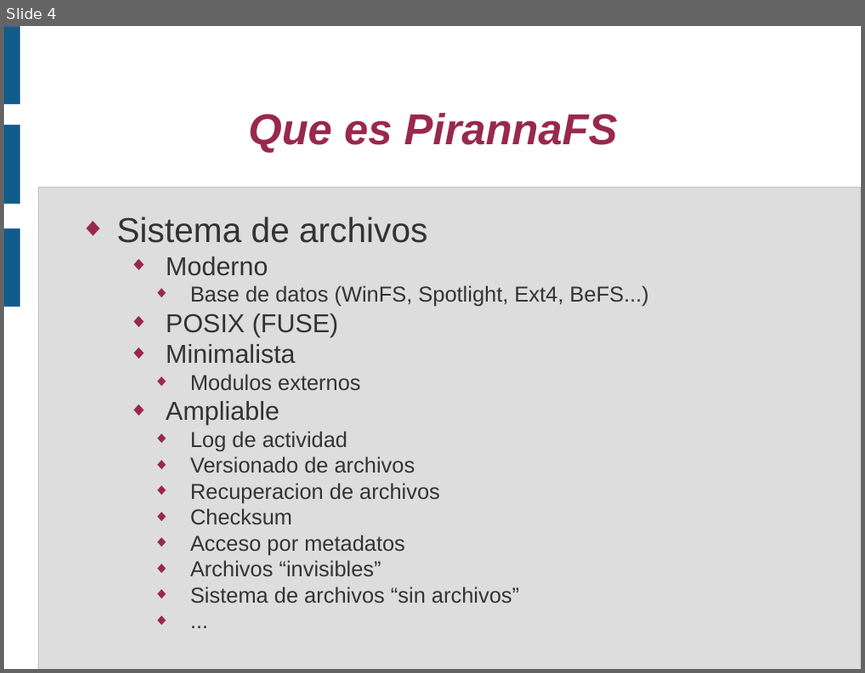
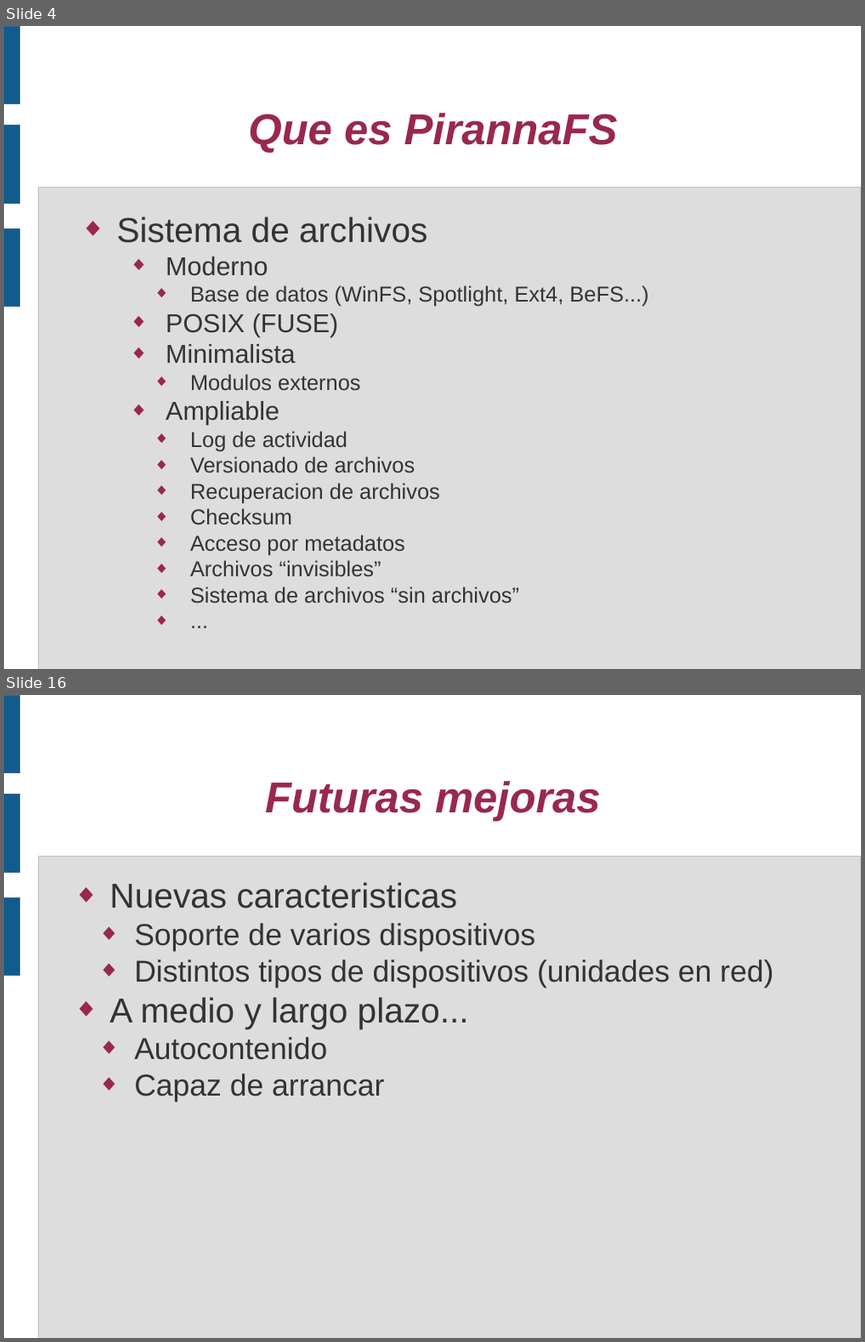
Before and after one commit to piranna/PirannaFS, a slide deck: doc/Presentacion V CUSL/PirannaFS.odp. Shown one above the other, each under a label of ours: slide 4 before the commit, slides 4 and 16 after it; the slides between them are not shown. The pictures are 865x673 and 865x1342 pixels, drawn with LibreOffice and Linux fonts; fonts in the diff are those of the drawing. Boxes give left, top, right and bottom in pixels: in the first picture for what was removed or moved away, otherwise in the second. Text is boxed around its words. In the diff, an @@ line names an element or a change of style, - is before the commit and + after.

```diff
--- a/doc/Presentacion V CUSL/PirannaFS.odp
+++ b/doc/Presentacion V CUSL/PirannaFS.odp
@@ slide 16 added at (x1=4, y1=695, x2=861, y2=1338), background #FFFFFF; not listed: 4 template elements that a slide beside it also shows @@
@@ title added at (x1=265, y1=781, x2=601, y2=822), 40 pt, text #99284C, bold, italic @@
+Futuras mejoras
@@ text added at (x1=109, y1=882, x2=773, y2=1101), 28 pt, text #333333 @@
+◆ Nuevas caracteristicas
+  ◆ Soporte de varios dispositivos
+  ◆ Distintos tipos de dispositivos (unidades en red)
+◆ A medio y largo plazo...
+  ◆ Autocontenido
+  ◆ Capaz de arrancar
```
Also in this commit, not shown: 3 slides changed, 11 other slides added.
